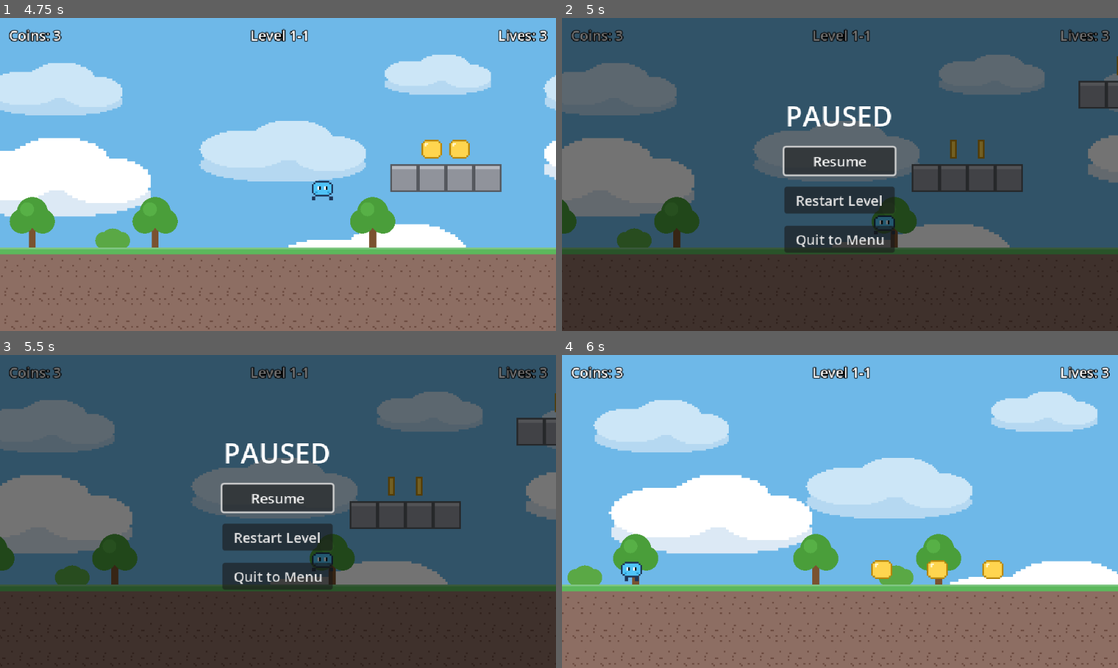
Above: before the commit, frames 1-4 (two rows, left to right).
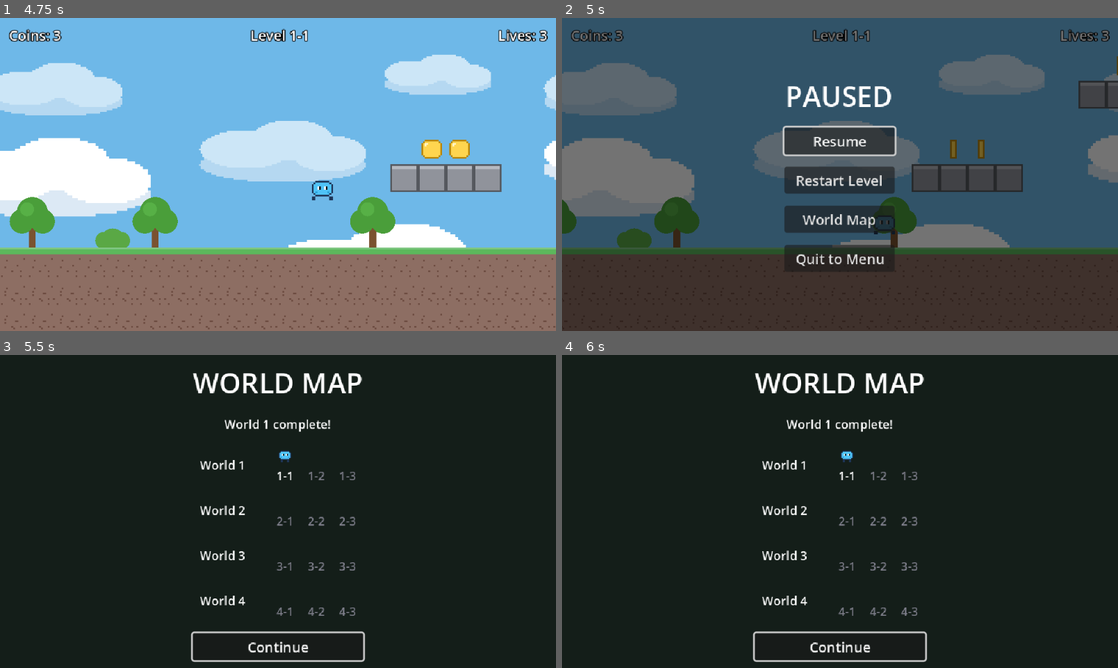
Above: after the commit, the same moments.

Repository: greentea524/godot-game
Game: Godot game, scene res://scenes/main_menu.tscn
Same seed, same stepped clock (60 frames per second), same inputs: the game is played once before the commit and once after it.
Inputs (mouse positions are in pixels of both pictures, inside the frame that each line leads up to):
- Up to frame 1 (4.75 s): click "Start" at 0.5 s; move the mouse to (400, 158) at 1.27 s; hold D (move_right) 1.28-2.78 s; click (400, 158) at 1.42 s; tap Space (jump) at 1.52, 2.27, 3.77, 4.52 s; move the mouse to (166, 190) at 2.02 s; move the mouse to (333, 105) at 2.77 s; hold A (move_left) 2.78-3.53 s; move the mouse to (250, 237) at 3.52 s; hold D (move_right) from 3.53 s (still down); click (250, 237) at 3.67 s; move the mouse to (444, 221) at 4.27 s
- Up to frame 2 (5 s): keep holding D (move_right); tap Escape (pause) at 4.9 s
- Up to frame 3 (5.5 s): release D (move_right) at 5 s; click (278, 555) at 5 s, where only the run after the commit has a clickable "World Map"
- Up to frame 4 (6 s): click (840, 536) at 5.75 s, where only the run before the commit has a clickable "Restart Level"

Frame 1 is identical in both runs. In frame 2, 6.7% of the frame differs, in the area x 39-61%, y 21-80%; in frame 3, 99%; in frame 4, 100%, in the area x 0-100%, y 0-100%.

Commit message:
Add Map button to pause menu

Diff:
--- a/scenes/pause_menu.tscn
+++ b/scenes/pause_menu.tscn
@@ -43,6 +43,11 @@
 layout_mode = 2
 text = "  Restart Level  "
 
+[node name="MapButton" type="Button" parent="Center/VBox"]
+unique_name_in_owner = true
+layout_mode = 2
+text = "  World Map  "
+
 [node name="QuitButton" type="Button" parent="Center/VBox"]
 unique_name_in_owner = true
 layout_mode = 2
--- a/scripts/game_manager.gd
+++ b/scripts/game_manager.gd
@@ -96,6 +96,10 @@
 	_change_scene("res://scenes/main_menu.tscn")
 
 
+func world_map() -> void:
+	_change_scene("res://scenes/world_map.tscn")
+
+
 func open_multiplayer() -> void:
 	_change_scene("res://scenes/multiplayer_lobby.tscn")
 
--- a/scripts/pause_menu.gd
+++ b/scripts/pause_menu.gd
@@ -8,6 +8,7 @@
 	visible = false
 	%ResumeButton.pressed.connect(_resume)
 	%RestartButton.pressed.connect(_restart)
+	%MapButton.pressed.connect(_map)
 	%QuitButton.pressed.connect(_quit)
 
 
@@ -35,6 +36,11 @@
 	GameManager.goto_level(GameManager.current_level)
 
 
+func _map() -> void:
+	_resume()
+	GameManager.world_map()
+
+
 func _quit() -> void:
 	_resume()
 	GameManager.main_menu()
